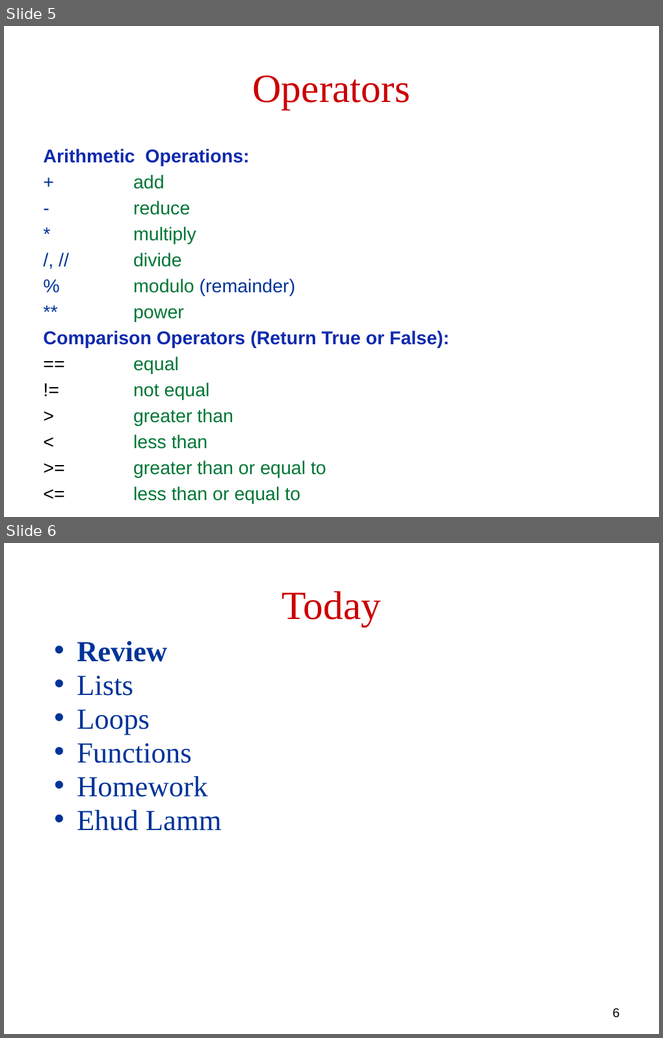
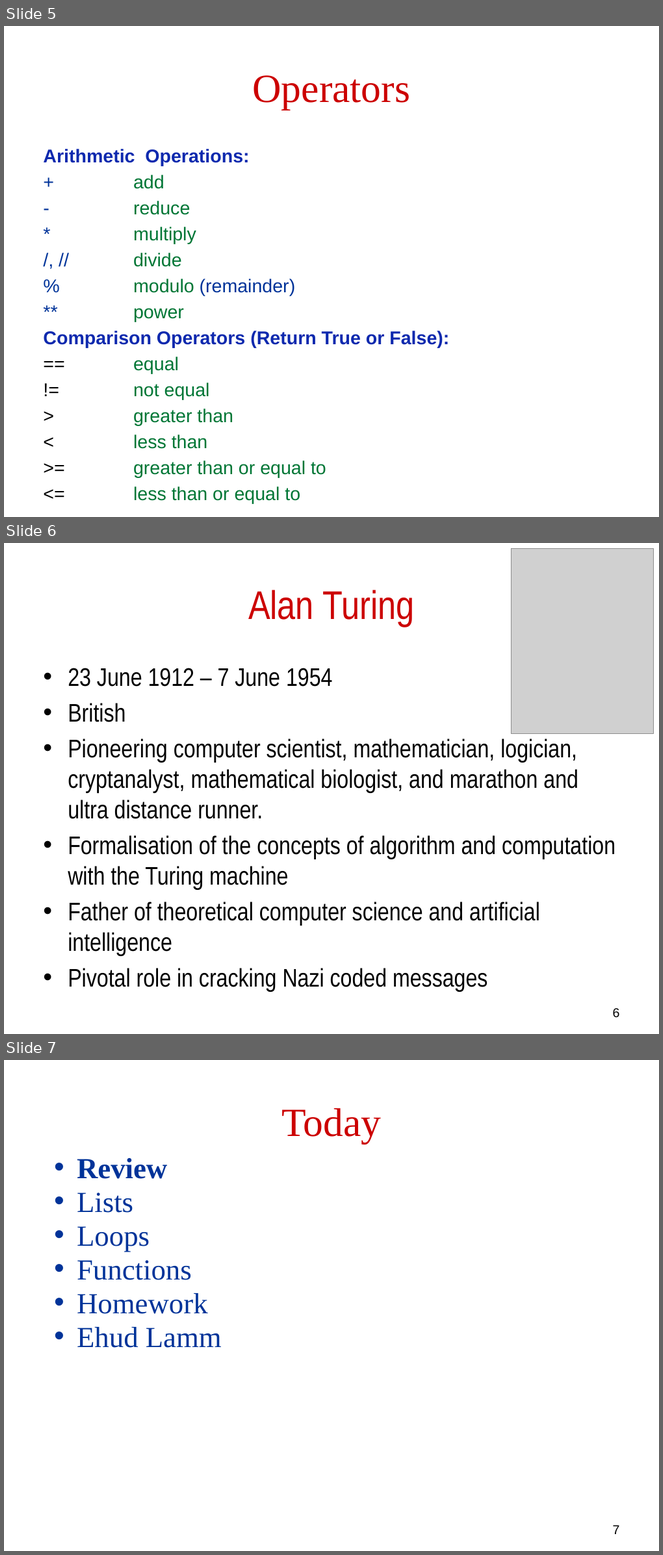
Before and after one commit to robintux/gip, a slide deck: Sessions/2/gip2.pptx. Shown one above the other, each under a label of ours: slides 5 and 6 before the commit, slides 5, 6 and 7 after it. The pictures are 663x1038 and 663x1555 pixels, drawn with LibreOffice and Linux fonts; fonts in the diff are those of the drawing; grey boxes stand for pictures. Boxes give left, top, right and bottom in pixels: in the first picture for what was removed or moved away, otherwise in the second. Text is boxed around its words. In the diff, an @@ line names an element or a change of style, - is before the commit and + after.

```diff
--- a/Sessions/2/gip2.pptx
+++ b/Sessions/2/gip2.pptx
@@ slide 6 added at box(4, 543, 659, 1034), background #FFFFFF @@
@@ picture added at box(511, 548, 654, 733) @@
@@ title added at box(248, 590, 414, 627), 44 pt, text #CC0000 @@
+Alan Turing
@@ text added at box(68, 668, 616, 991), 28 pt, text #000000 @@
+• 23 June 1912 – 7 June 1954
+• British
+• Pioneering computer scientist, mathematician, logician, cryptanalyst, mathematical biologist, and marathon and ultra distance runner.
+• Formalisation of the concepts of algorithm and computation with the Turing machine
+• Father of theoretical computer science and artificial intelligence
+• Pivotal role in cracking Nazi coded messages
@@ page number added at box(613, 1008, 620, 1018), 14 pt, text #000000 @@
+6
@@ what was slide 6 is now slide 7 @@
@@ page number at box(613, 1525, 620, 1534): text changed @@
-6
+7
```
Also in this commit, not shown: 3 other slides added.
